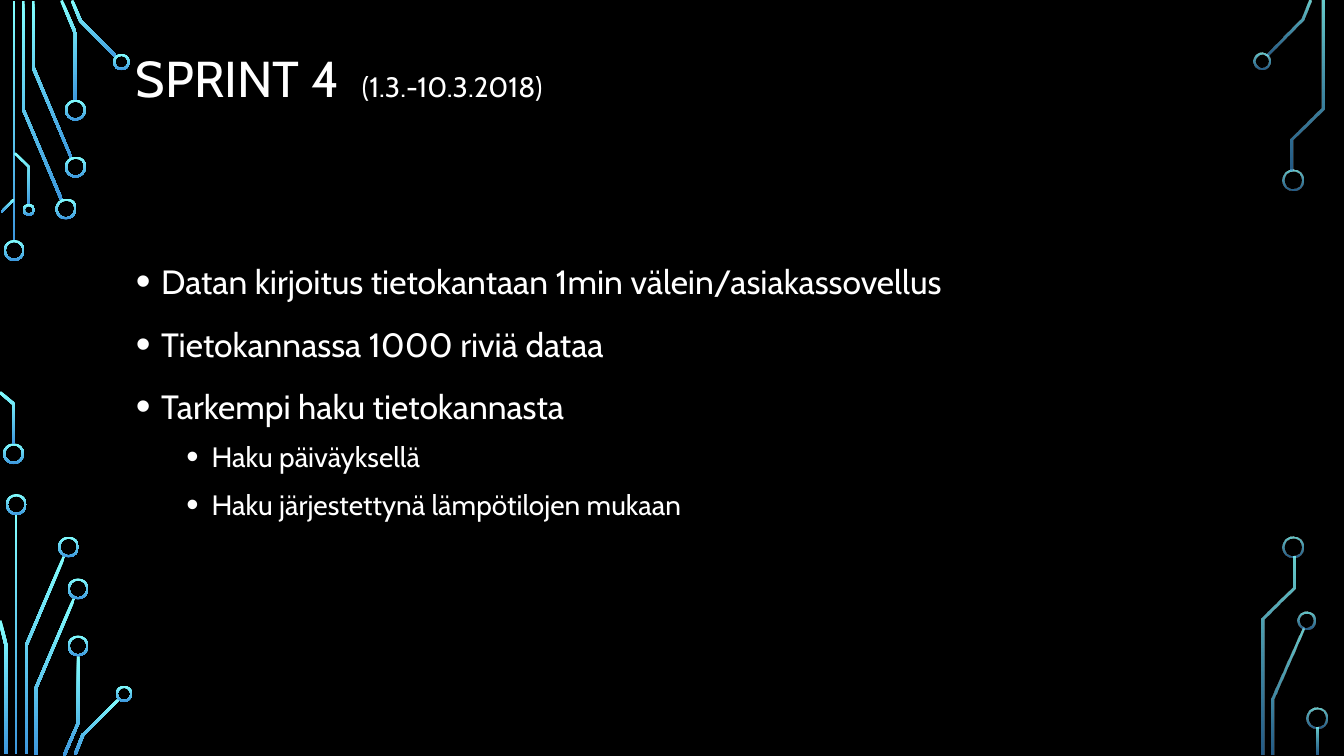
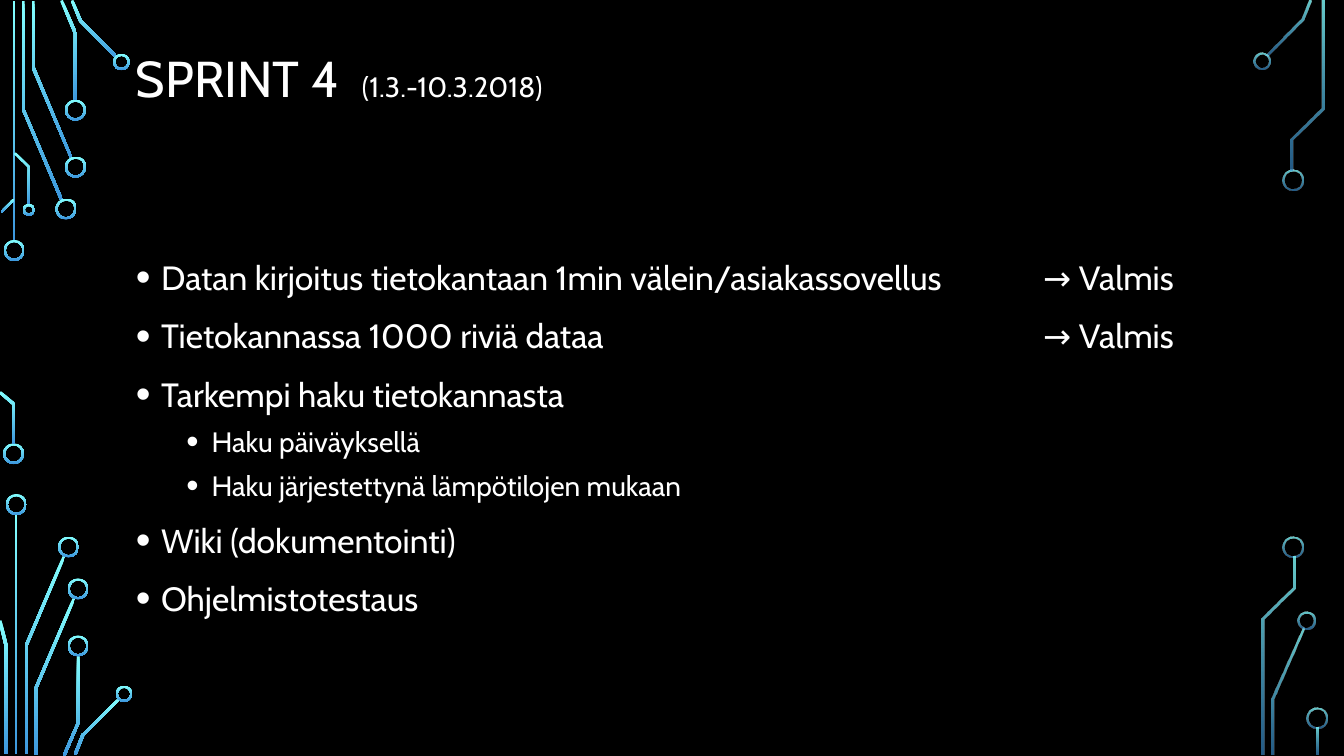
Before and after one commit to tempsens/java, a slide deck: slide 9 of java/Ryhmä 9 - Lämpötilaseuranta v4.pptx. Drawn at 1344x756 pixels with LibreOffice and Linux fonts; fonts in the diff are those of the drawing; background and template pictures are left out. Boxes give left, top, right and bottom in pixels: in the first picture for what was removed or moved away, otherwise in the second. Text is boxed around its words. In the diff, an @@ line names an element or a change of style, - is before the commit and + after.

```diff
--- a/java/Ryhmä 9 - Lämpötilaseuranta v4.pptx
+++ b/java/Ryhmä 9 - Lämpötilaseuranta v4.pptx
@@ text at (161, 264, 942, 349): text changed @@
-• Datan kirjoitus tietokantaan 1min välein/asiakassovellus
-• Tietokannassa 1000 riviä dataa
+• Datan kirjoitus tietokantaan 1min välein/asiakassovellus → Valmis
+• Tietokannassa 1000 riviä dataa → Valmis
@@ text at (161, 381, 681, 502): line spacing 1.2 to 1.1 @@
@@ text at (161, 527, 455, 619): paragraphs added @@
+• Wiki (dokumentointi)
+• Ohjelmistotestaus
```
Also in this commit, not shown: 2 other slides changed, 4 other files.
